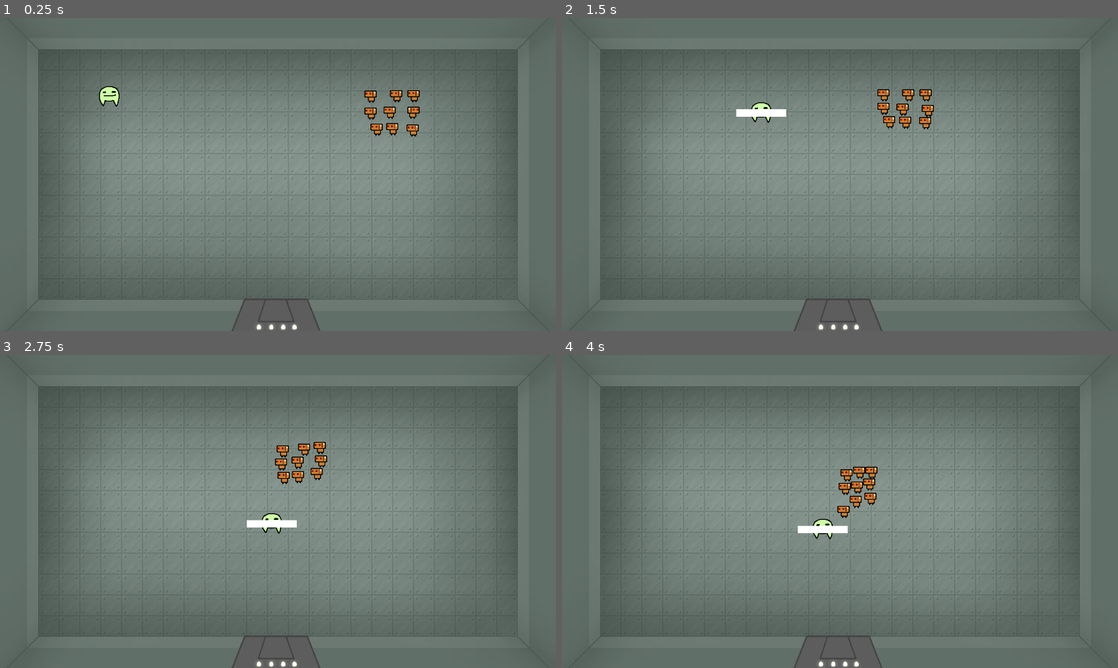
Above: before the commit, frames 1-4 (two rows, left to right).
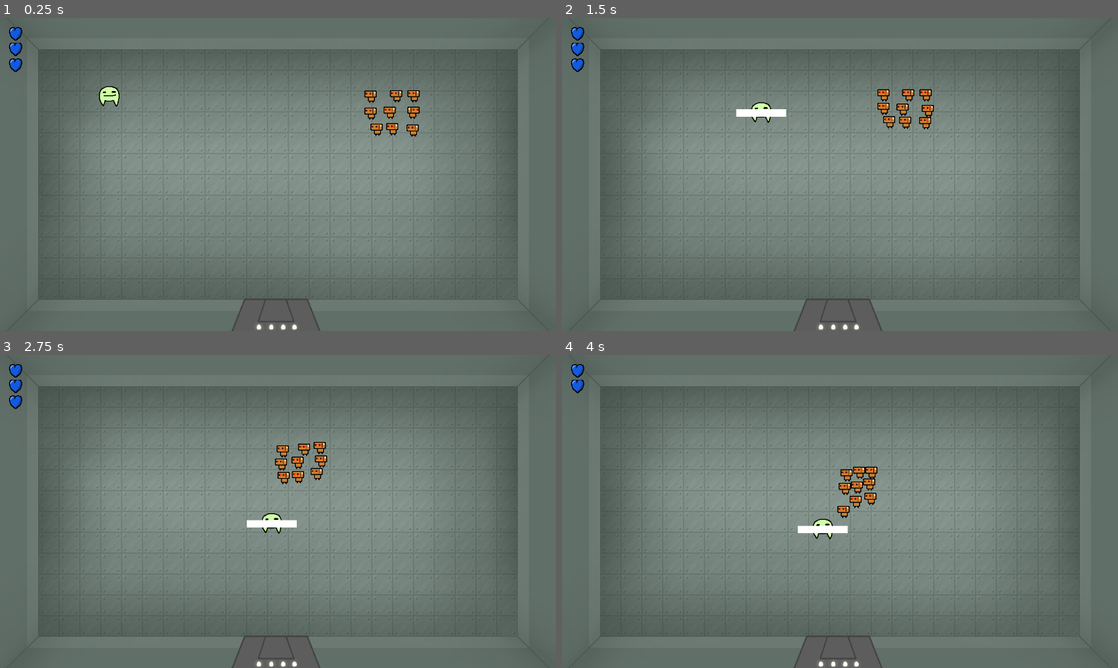
Above: after the commit, the same moments.

Repository: actually-reb/fenrir-2020
Game: Godot game, scene res://scene/Main.tscn
The game is run twice, just before and just after one commit, with the same random seed, the same clock (stepped at 60 frames per second) and the same inputs.
Inputs (mouse positions are in pixels of both pictures, inside the frame that each line leads up to):
- Up to frame 1 (0.25 s): no input
- Up to frame 2 (1.5 s): move the mouse to (962, 158) at 0.52 s; hold D (move_right) 0.53-1.28 s; click (962, 158) at 0.67 s; move the mouse to (728, 190) at 1.27 s; hold S (move_down) from 1.28 s (still down)
- Up to frame 3 (2.75 s): move the mouse to (333, 442) at 2.02 s; release S (move_down) at 2.03 s; hold D (move_right) from 2.03 s (still down)
- Up to frame 4 (4 s): move the mouse to (812, 574) at 2.77 s; release D (move_right) at 2.78 s; hold W (move_up) 2.78-3.53 s; click (812, 574) at 2.92 s; move the mouse to (1006, 558) at 3.52 s; hold A (move_left) from 3.53 s (still down)

The runs differ from the first frame. In frame 1, 0.2% of the frame differs, in the area x 1-4%, y 2-18%; in frame 2, 0.2%; in frame 3, 0.2%; in frame 4, 0.2%.

Commit message:
added healthbar

Diff:
--- a/scene/Game.gd
+++ b/scene/Game.gd
@@ -1,8 +1,15 @@
 extends Node
 
+onready var health_bar = $HealthBar
 var player
 
 func _ready():
 	var arr = get_tree().get_nodes_in_group("player")
 	if arr.size() > 0:
 		player = arr[0]
+
+func _process(delta):
+	if player:
+		health_bar.set_health(player.health)
+	else:
+		health_bar.set_health(0)
--- a/scene/Game.tscn
+++ b/scene/Game.tscn
@@ -1,11 +1,15 @@
-[gd_scene load_steps=4 format=2]
+[gd_scene load_steps=5 format=2]
 
 [ext_resource path="res://scene/Room.tscn" type="PackedScene" id=1]
 [ext_resource path="res://scene/Game.gd" type="Script" id=2]
 [ext_resource path="res://music/game1.ogg" type="AudioStream" id=3]
+[ext_resource path="res://scene/HealthBar.tscn" type="PackedScene" id=4]
 
 [node name="Game" type="Node"]
 script = ExtResource( 2 )
+
+[node name="HealthBar" parent="." instance=ExtResource( 4 )]
+position = Vector2( 36, 36 )
 
 [node name="Room" parent="." instance=ExtResource( 1 )]
 
--- /dev/null
+++ b/scene/HealthBar.gd
@@ -0,0 +1,27 @@
+extends Node2D
+
+var HEART_FULL = load("res://sprite/heart_full.png")
+var HEART_HALF = load("res://sprite/heart_half.png")
+var health
+
+func _ready():
+	set_health(6)
+
+func set_health(num):
+	if health != num:
+		health = num
+		var i = 0
+
+		for n in get_children():
+			remove_child(n)
+			n.queue_free()
+
+		while i * 2 < health:
+			var s = Sprite.new()
+			if health - (i * 2) == 1:
+				s.texture = HEART_HALF
+			else:
+				s.texture = HEART_FULL
+			s.position.y = i * 36
+			add_child(s)
+			i += 1
--- /dev/null
+++ b/scene/HealthBar.tscn
@@ -0,0 +1,6 @@
+[gd_scene load_steps=2 format=2]
+
+[ext_resource path="res://scene/HealthBar.gd" type="Script" id=1]
+
+[node name="HealthBar" type="Node2D"]
+script = ExtResource( 1 )
